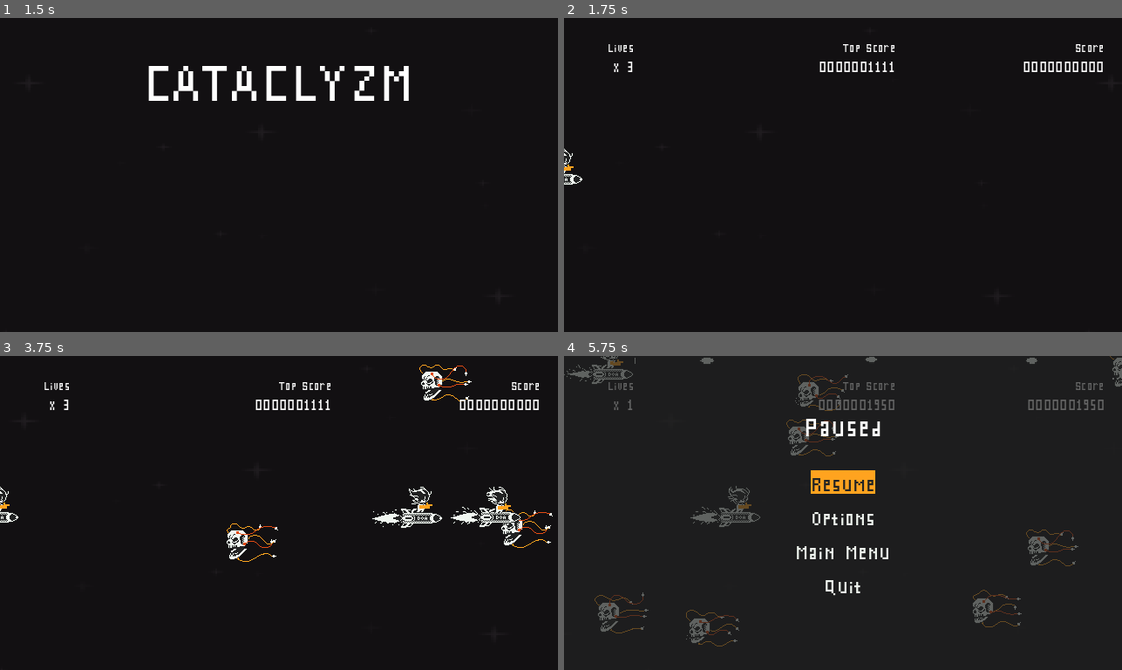
Above: before the commit, frames 1-4 (two rows, left to right).
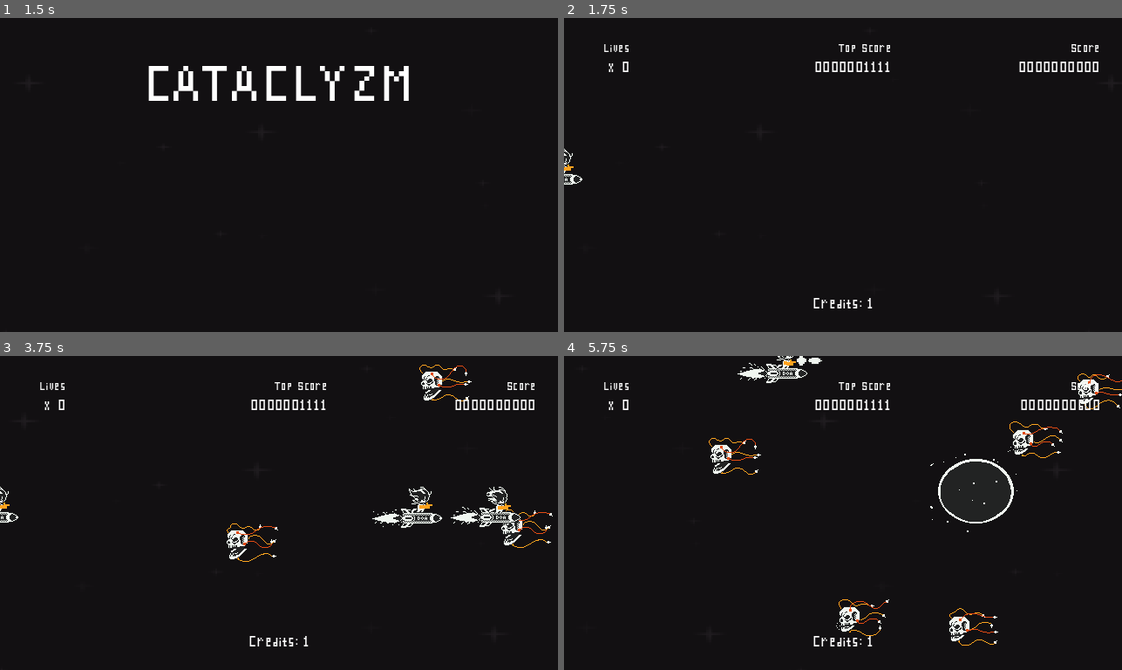
Above: after the commit, the same moments.

Repository: rnakkas/GodotSandbox
Game: Godot game, scene res://ShmupSandbox/Main/Scenes/main.tscn
Two runs of this game, one before a commit and one after it. Both use one fixed random seed, a clock stepped at 60 frames per second and the inputs below.
Inputs (mouse positions are in pixels of both pictures, inside the frame that each line leads up to):
- Up to frame 1 (1.5 s): tap Enter (ui_accept) at 0.5, 0.77 s; move the mouse to (401, 159) at 0.52 s; hold D (move_right) 0.53-1.28 s; hold Space (shoot) 0.53-1.28 s; move the mouse to (167, 190) at 1.27 s; hold S (move_down) from 1.28 s (still down); tap Space (shoot) at 1.35 s
- Up to frame 2 (1.75 s): keep holding S (move_down); tap Enter (ui_accept) at 1.52 s
- Up to frame 3 (3.75 s): release S (move_down) at 2 s; click "PLAY" at 2 s; move the mouse to (334, 443) at 2.77 s; hold D (move_right) 2.78-3.5 s; hold Space (shoot) 2.78-3.5 s; click "PLAY" at 3.5 s
- Up to frame 4 (5.75 s): move the mouse to (815, 575) at 4.27 s; hold W (move_up) 4.28-5.03 s; tap Space (shoot) at 4.35 s; tap Enter (ui_accept) at 4.52, 5.27 s; move the mouse to (1010, 560) at 5.02 s; hold A (move_left) from 5.03 s (still down); hold Space (shoot) from 5.03 s (still down); tap Escape (pause) at 5.65 s

Frame 1 is identical in both runs. In frame 2, 1.3% of the frame differs, in the area x 7-97%, y 8-93%; in frame 3, 1.3%; in frame 4, 7.1%, in the area x 0-100%, y 0-93%.

Commit message:
Player credits: Hooked up player credits system to lives system

Diff:
--- a/ShmupSandbox/Autoloads/player_data.gd
+++ b/ShmupSandbox/Autoloads/player_data.gd
@@ -1,14 +1,16 @@
 extends Node
 
-const _player_max_lives : int = 3
+const _player_max_lives : int = 0
+const _player_max_credits : int = 1
 
 var player_lives : int
+var player_credits : int
 
 var player_score: int
 
 var enemies_killed: int
 
-const continue_score_deduction : float = 0.9
+const score_penallty_multiplier : float = 0.9
 
 ## The default high score list when there is no save data
 var player_hi_scores_dictionaries : Array[Dictionary] = [
@@ -34,7 +36,7 @@
 
 func _connect_to_signals() -> void:
 	SignalsBus.score_increased.connect(_on_update_current_score)
-	SignalsBus.continue_game_player_respawn.connect(_on_continue_score_deduced)
+	SignalsBus.continue_game_player_respawn.connect(_on_continue_refresh_player_data)
 	SignalsBus.player_died.connect(_on_player_death)
 	SignalsBus.game_loaded.connect(_on_game_loaded)
 	SignalsBus.player_hi_score_name_entered.connect(_on_player_hi_score_name_entered)
@@ -59,10 +61,15 @@
 	player_score = 0
 	enemies_killed = 0
 	player_lives = _player_max_lives
+	player_credits = _player_max_credits
+
+	SignalsBus.player_score_updated_event()
+	SignalsBus.player_lives_updated_event()
+	SignalsBus.player_credits_updated_event()
 
 
-func set_player_lives_to_max() -> void:
-	player_lives = _player_max_lives
+# func set_player_lives_to_max() -> void:
+# 	player_lives = _player_max_lives
 
 
 func _update_high_scores_from_save_data() -> void:
@@ -91,9 +98,15 @@
 	SignalsBus.player_score_updated_event()
 
 
-func _on_continue_score_deduced() -> void:
-	player_score = int(round(player_score * continue_score_deduction))
+func _on_continue_refresh_player_data() -> void:
+	player_score = int(round(player_score * score_penallty_multiplier))
+	player_lives = _player_max_lives
+	player_credits -= 1
+	print(player_credits)
+
 	SignalsBus.player_score_updated_event()
+	SignalsBus.player_lives_updated_event()
+	SignalsBus.player_credits_updated_event()
 
 
 func _on_player_death() -> void:
--- a/ShmupSandbox/Autoloads/signals_bus.gd
+++ b/ShmupSandbox/Autoloads/signals_bus.gd
@@ -10,6 +10,7 @@
 signal game_loaded()
 signal player_hi_score_name_entered(player_name : String)
 signal player_pressed_pause_game()
+signal player_credits_updated()
 
 
 func score_increased_event(score : int) -> void:
@@ -41,3 +42,6 @@
 
 func player_pressed_pause_game_event() -> void:
 	player_pressed_pause_game.emit()
+
+func player_credits_updated_event() -> void:
+	player_credits_updated.emit()
--- a/ShmupSandbox/UI/Scenes/continue_screen.tscn
+++ b/ShmupSandbox/UI/Scenes/continue_screen.tscn
@@ -37,7 +37,7 @@
 [node name="continue_label" type="Label" parent="MarginContainer/VBoxContainer"]
 layout_mode = 2
 theme_override_fonts/font = ExtResource("1_iw70x")
-theme_override_font_sizes/font_size = 100
+theme_override_font_sizes/font_size = 75
 text = "Continue?"
 
 [node name="time_left_label" type="Label" parent="MarginContainer/VBoxContainer"]
@@ -45,11 +45,34 @@
 layout_mode = 2
 size_flags_horizontal = 4
 theme_override_fonts/font = ExtResource("1_iw70x")
-theme_override_font_sizes/font_size = 80
+theme_override_font_sizes/font_size = 70
 text = "10"
 
 [node name="separator4" type="Control" parent="MarginContainer/VBoxContainer"]
 layout_mode = 2
+
+[node name="HBoxContainer2" type="HBoxContainer" parent="MarginContainer/VBoxContainer"]
+layout_mode = 2
+size_flags_horizontal = 4
+
+[node name="VBoxContainer" type="VBoxContainer" parent="MarginContainer/VBoxContainer/HBoxContainer2"]
+layout_mode = 2
+
+[node name="score_penalty_label" type="Label" parent="MarginContainer/VBoxContainer/HBoxContainer2/VBoxContainer"]
+layout_mode = 2
+theme_override_fonts/font = ExtResource("1_iw70x")
+theme_override_font_sizes/font_size = 30
+text = "Score Penalty:"
+
+[node name="VBoxContainer2" type="VBoxContainer" parent="MarginContainer/VBoxContainer/HBoxContainer2"]
+layout_mode = 2
+
+[node name="score_penalty_value" type="Label" parent="MarginContainer/VBoxContainer/HBoxContainer2/VBoxContainer2"]
+unique_name_in_owner = true
+layout_mode = 2
+theme_override_fonts/font = ExtResource("1_iw70x")
+theme_override_font_sizes/font_size = 30
+text = "2200120"
 
 [node name="separator5" type="Control" parent="MarginContainer/VBoxContainer"]
 layout_mode = 2
--- a/ShmupSandbox/UI/Scenes/player_hud.tscn
+++ b/ShmupSandbox/UI/Scenes/player_hud.tscn
@@ -26,6 +26,7 @@
 
 [node name="VBoxContainer" type="VBoxContainer" parent="MarginContainer"]
 layout_mode = 2
+size_flags_vertical = 0
 
 [node name="HBoxContainer" type="HBoxContainer" parent="MarginContainer/VBoxContainer"]
 layout_mode = 2
@@ -33,7 +34,7 @@
 theme_override_constants/separation = 30
 
 [node name="VBoxContainer3" type="VBoxContainer" parent="MarginContainer/VBoxContainer/HBoxContainer"]
-custom_minimum_size = Vector2(60, 0)
+custom_minimum_size = Vector2(40, 0)
 layout_mode = 2
 
 [node name="lives_label" type="Label" parent="MarginContainer/VBoxContainer/HBoxContainer/VBoxContainer3"]
@@ -107,4 +108,29 @@
 theme_override_font_sizes/font_size = 25
 text = "0000000000"
 
+[node name="VBoxContainer2" type="VBoxContainer" parent="MarginContainer"]
+layout_mode = 2
+size_flags_vertical = 8
+alignment = 2
+
+[node name="HBoxContainer2" type="HBoxContainer" parent="MarginContainer/VBoxContainer2"]
+layout_mode = 2
+size_flags_horizontal = 4
+size_flags_vertical = 8
+
+[node name="credits_label" type="Label" parent="MarginContainer/VBoxContainer2/HBoxContainer2"]
+layout_mode = 2
+size_flags_vertical = 8
+theme_override_fonts/font = ExtResource("1_xvmxs")
+theme_override_font_sizes/font_size = 25
+text = "Credits:"
+
+[node name="credits_value" type="Label" parent="MarginContainer/VBoxContainer2/HBoxContainer2"]
+unique_name_in_owner = true
+layout_mode = 2
+size_flags_vertical = 8
+theme_override_fonts/font = ExtResource("1_xvmxs")
+theme_override_font_sizes/font_size = 25
+text = "3"
+
 [connection signal="visibility_changed" from="." to="." method="_on_visibility_changed"]
--- a/ShmupSandbox/UI/Scripts/continue_screen.gd
+++ b/ShmupSandbox/UI/Scripts/continue_screen.gd
@@ -4,11 +4,12 @@
 @onready var tick_timer : Timer = $tick_timer
 @onready var yes_button : Button = %yes_button
 @onready var no_button : Button = %no_button
+@onready var score_penalty_value : Label = %score_penalty_value
 
 signal yes_button_pressed()
 signal no_button_pressed()
 
-var max_continue_time : int = 10
+@export var max_continue_time : int = 10
 var continue_time : int
 const tick_time : int = 1
 var ui_elements_list : Array[Control] = []
@@ -66,12 +67,6 @@
 	## Unpause
 	get_tree().paused = false
 
-	## Reset player lives to max
-	PlayerData.set_player_lives_to_max()
-
-	## Reduce player's current score by 10%
-	PlayerData.player_score = int(round(PlayerData.player_score * 0.9)) ## Round off to neared int
-
 	## Turn off the continue screen
 	await UiUtility.selected_button_element_press_animation(yes_button)
 
@@ -122,6 +117,18 @@
 ## When continue screen becomes visibile
 func _on_visibility_changed() -> void:
 	if self.visible:
-		get_tree().paused = true # Pause the game when continue screen comes up
-		start_countdown()
-		yes_button.grab_focus()
+		_set_continue_dialog_values()
+
+func _set_continue_dialog_values() -> void:
+	get_tree().paused = true # Pause the game when continue screen comes up
+	start_countdown()
+	yes_button.grab_focus()
+
+	# Display score penalty
+	score_penalty_value.text = str(
+		int(
+			round(
+				PlayerData.player_score * (1.0 - PlayerData.score_penallty_multiplier)
+				)
+		)
+	)
--- a/ShmupSandbox/UI/Scripts/player_hud.gd
+++ b/ShmupSandbox/UI/Scripts/player_hud.gd
@@ -3,6 +3,7 @@
 @onready var score_value : Label = %score_value
 @onready var player_lives_value : Label = %lives_value
 @onready var top_score_value : Label = %top_score_value
+@onready var credits_value : Label = %credits_value
 
 func _ready() -> void:
 	_connect_to_signals()
@@ -11,6 +12,7 @@
 func _connect_to_signals() -> void:
 	SignalsBus.player_score_updated.connect(_on_player_score_updated)
 	SignalsBus.player_lives_updated.connect(_on_player_lives_updated)
+	SignalsBus.player_credits_updated.connect(_on_player_credits_updated)
 
 
 func set_score_values_on_hud() -> void:
@@ -37,6 +39,11 @@
 		player_lives_value.text = "x " + str(PlayerData.player_lives)
 
 
+func _on_player_credits_updated() -> void:
+	if PlayerData.player_credits >= 0:
+		credits_value.text = str(PlayerData.player_credits)
+
+
 func _on_visibility_changed() -> void:
 	if self.visible:
 		set_score_values_on_hud()
--- a/ShmupSandbox/UI/Scripts/ui_layer.gd
+++ b/ShmupSandbox/UI/Scripts/ui_layer.gd
@@ -69,15 +69,9 @@
 ## Main menu
 func _on_main_menu_play_button_pressed() -> void:
 	game_started.emit()
-
-	## Grab fresh player data on game start
-	player_hud.player_lives_value.text = "x " + str(PlayerData.player_lives)
-	player_hud.score_value.text = str(PlayerData.player_score).pad_zeros(8)
-
+	is_game_running = true
 	_toggle_ui(main_menu)
 	_toggle_ui(player_hud)
-
-	is_game_running = true
 
 func _on_main_menu_options_button_pressed() -> void:
 	_toggle_ui(main_menu)
@@ -155,32 +149,40 @@
 ## Continue screen
 func _on_player_lives_depleted() -> void:
 	if PlayerData.player_lives < 0:
-		_toggle_ui(continue_screen)
+		if PlayerData.player_credits > 0:
+			_toggle_ui(continue_screen)
+		elif PlayerData.player_credits <= 0:
+			_handle_name_entry_or_game_over_logic()
+
 
 func _on_continue_screen_no_button_pressed() -> void:
 	_toggle_ui(continue_screen)
-
+	_handle_name_entry_or_game_over_logic()
+
+## Helper func to check for player current score vs top 10 hi scores
+func _is_player_score_in_top_ten() -> bool:
+	var is_in_top_ten : bool
+	var hi_score_list_size : int = PlayerData.player_hi_scores_dictionaries.size()
+
+	for score_entry : int in range(hi_score_list_size):
+		if PlayerData.player_score > PlayerData.player_hi_scores_dictionaries[score_entry]["score"]:
+			is_in_top_ten = true
+			break;
+
+	if PlayerData.player_score <= PlayerData.player_hi_scores_dictionaries[hi_score_list_size-1]["score"] :
+		is_in_top_ten = false
+
+	return is_in_top_ten
+
+## Helper func with logic to show name entry dialog or game over screen based on player score
+func _handle_name_entry_or_game_over_logic() -> void:
 	if _is_player_score_in_top_ten():
 		_toggle_ui(name_entry_dialog)
 	else:
 		_toggle_ui(game_over_screen)
 
+	is_game_running = false
 	kill_game_instance.emit()
-
-## Helper func to check for player current score vs top 10 hi scores
-func _is_player_score_in_top_ten() -> bool:
-	var is_in_top_ten : bool
-	var hi_score_list_size : int = PlayerData.player_hi_scores_dictionaries.size()
-
-	for score_entry : int in range(hi_score_list_size):
-		if PlayerData.player_score > PlayerData.player_hi_scores_dictionaries[score_entry]["score"]:
-			is_in_top_ten = true
-			break;
-
-	if PlayerData.player_score <= PlayerData.player_hi_scores_dictionaries[hi_score_list_size-1]["score"] :
-		is_in_top_ten = false
-
-	return is_in_top_ten
 
 
 func _on_continue_screen_yes_button_pressed() -> void:
@@ -195,7 +197,6 @@
 	_toggle_ui(game_over_screen)
 	_toggle_ui(player_hud)
 	_toggle_ui(hi_scores_menu)
-	# kill_game_instance.emit()
 
 
 ####
